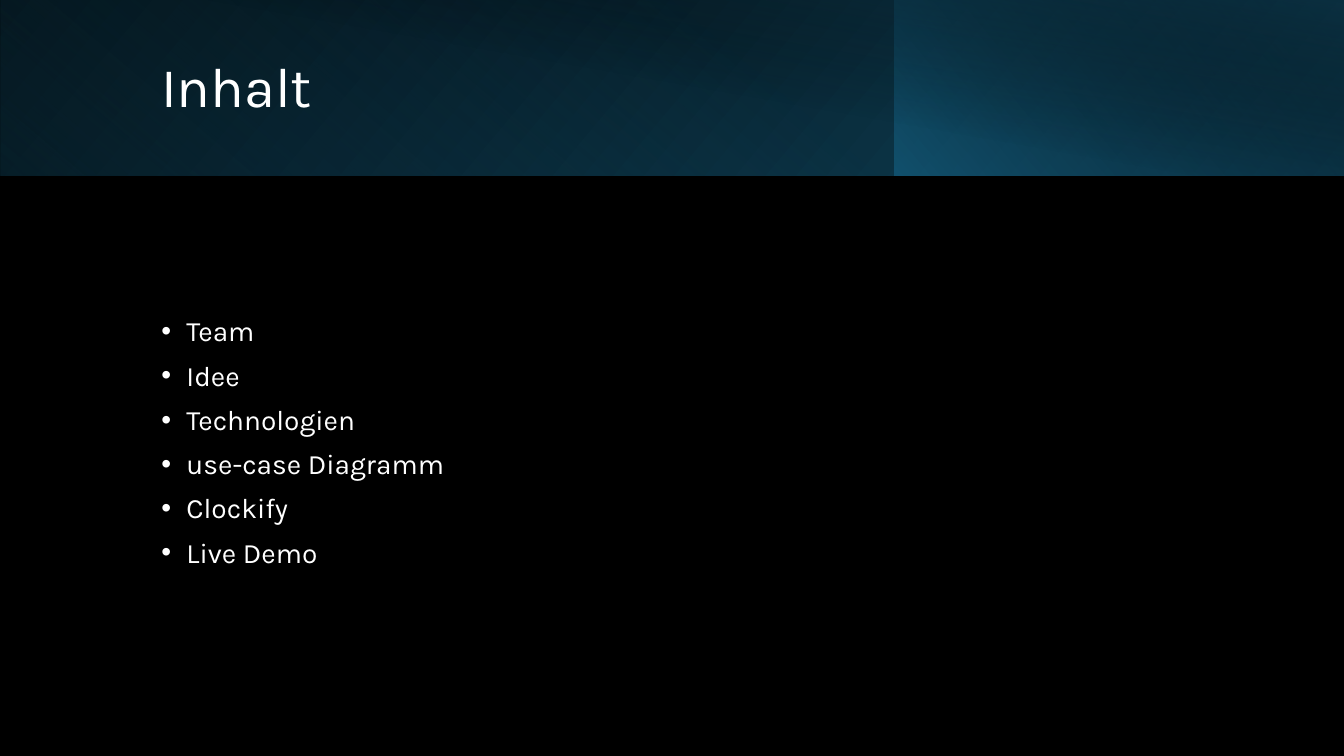
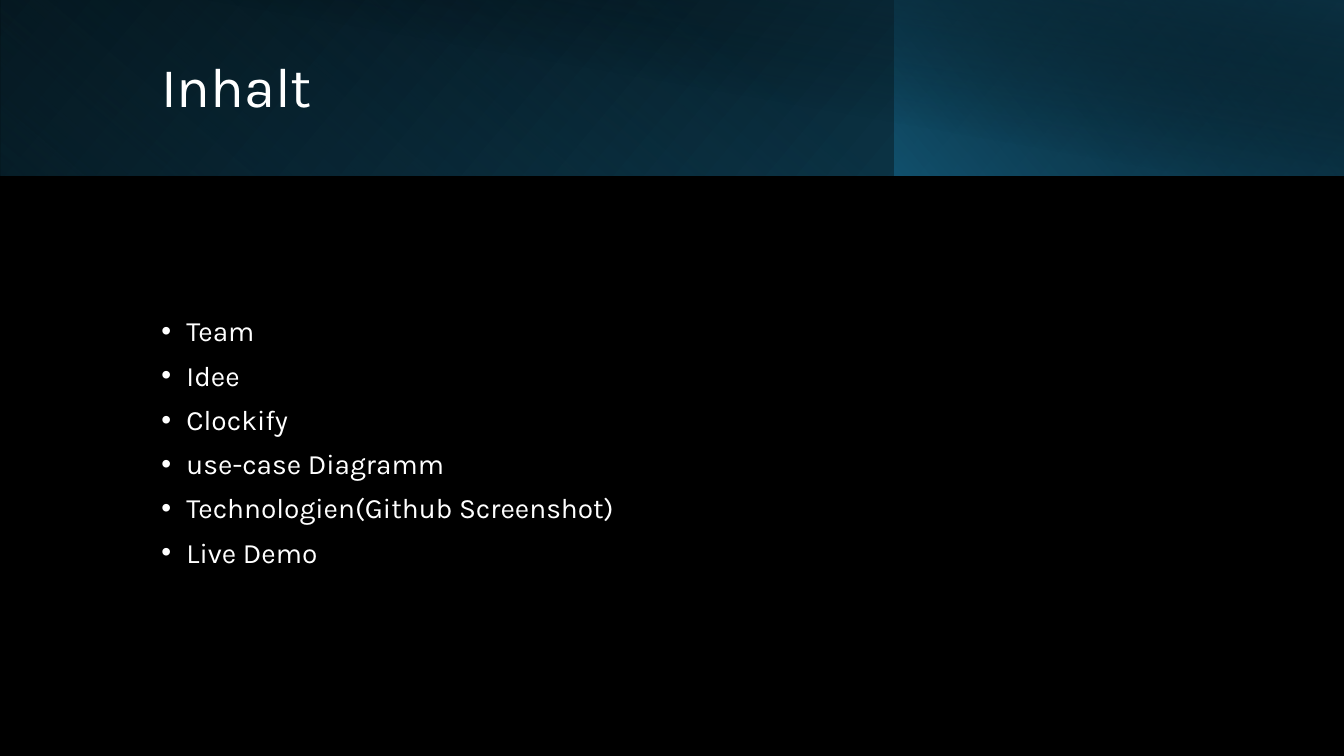
Before and after one commit to pfarrhoferphilip/Stadt-Land-Vollpfosten-Online, a slide deck: slide 2 of Dokumentation/Präsentation_abschluss.pptx. Drawn at 1344x756 pixels with LibreOffice and Linux fonts; fonts in the diff are those of the drawing. Boxes give left, top, right and bottom in pixels: in the first picture for what was removed or moved away, otherwise in the second. Text is boxed around its words. In the diff, an @@ line names an element or a change of style, - is before the commit and + after.

```diff
--- a/Dokumentation/Präsentation_abschluss.pptx
+++ b/Dokumentation/Präsentation_abschluss.pptx
@@ text at [186, 410, 288, 437]: text changed @@
-• Technologien
+• Clockify
@@ text at [186, 498, 614, 525]: text changed @@
-• Clockify
+• Technologien(Github Screenshot)
```
Also in this commit, not shown: 4 other slides changed, 8 other files.
